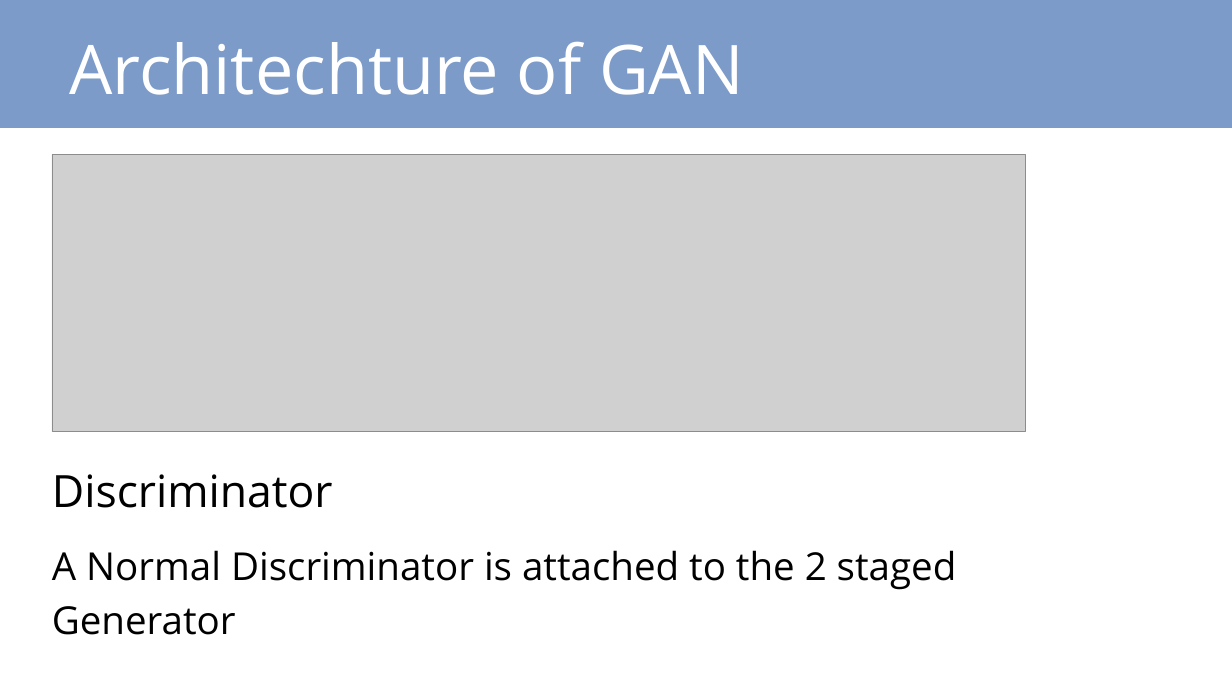
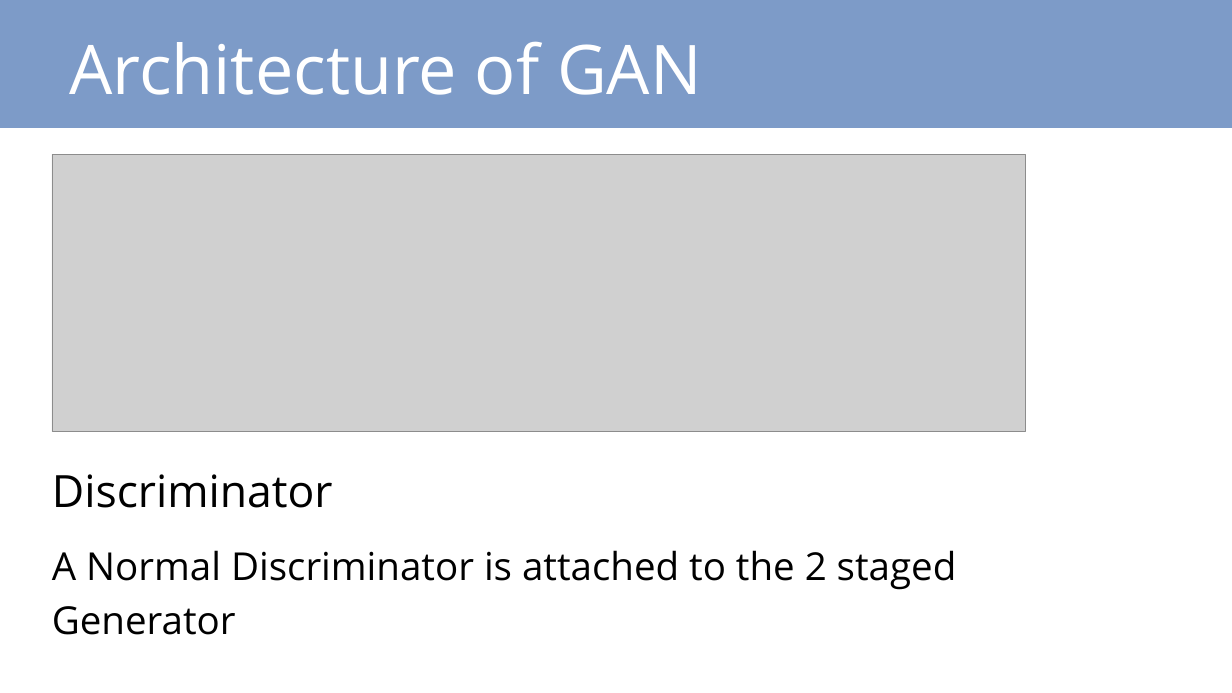
Before and after one commit to its-charan-here/SWIR---Satellite-Image-Reconstruction, a slide deck: slide 9 of NM391 The Ones n Zeros.pptx. Drawn at 1232x693 pixels with LibreOffice and Linux fonts; fonts in the diff are those of the drawing; grey boxes stand for pictures. Boxes give left, top, right and bottom in pixels: in the first picture for what was removed or moved away, otherwise in the second. Text is boxed around its words. In the diff, an @@ line names an element or a change of style, - is before the commit and + after.

```diff
--- a/NM391 The Ones n Zeros.pptx
+++ b/NM391 The Ones n Zeros.pptx
@@ text at box(69, 41, 702, 95): text changed @@
-Architechture of GAN
+Architecture of GAN
```
Also in this commit, not shown: 9 other slides changed, 1 other file.
